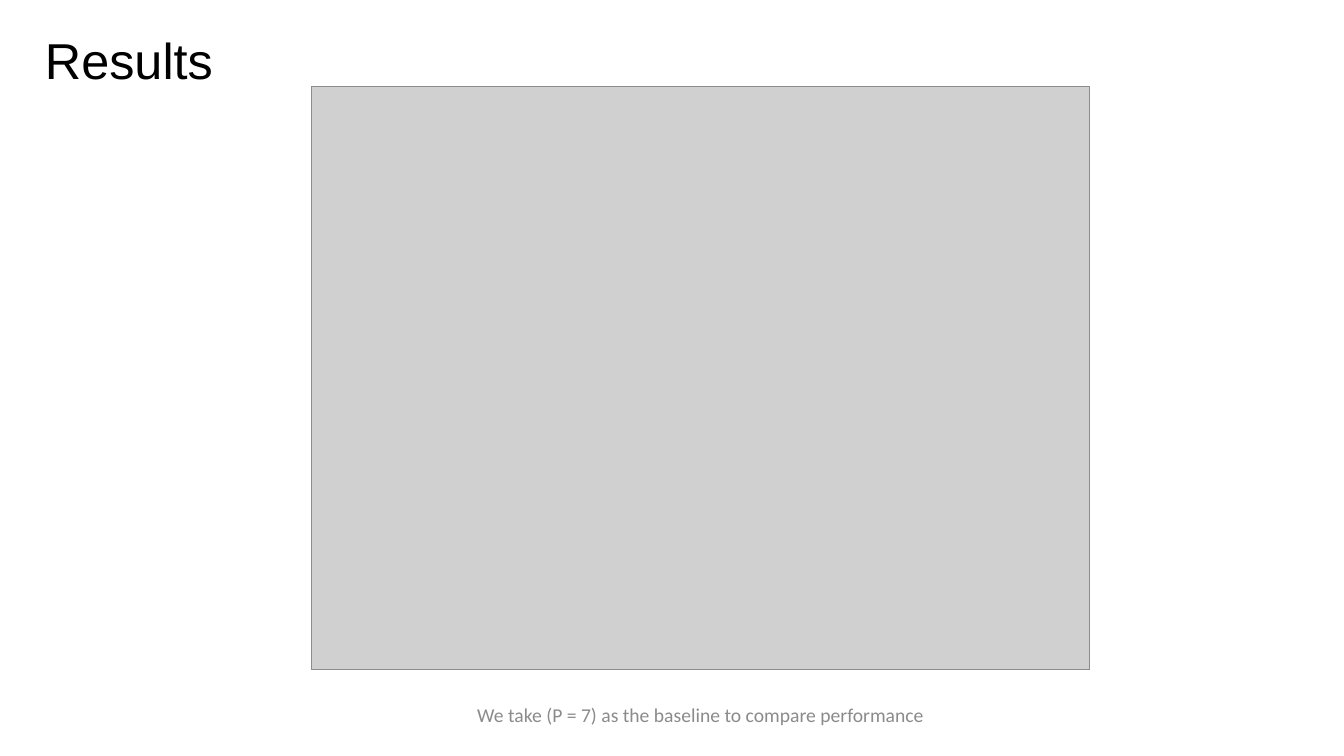
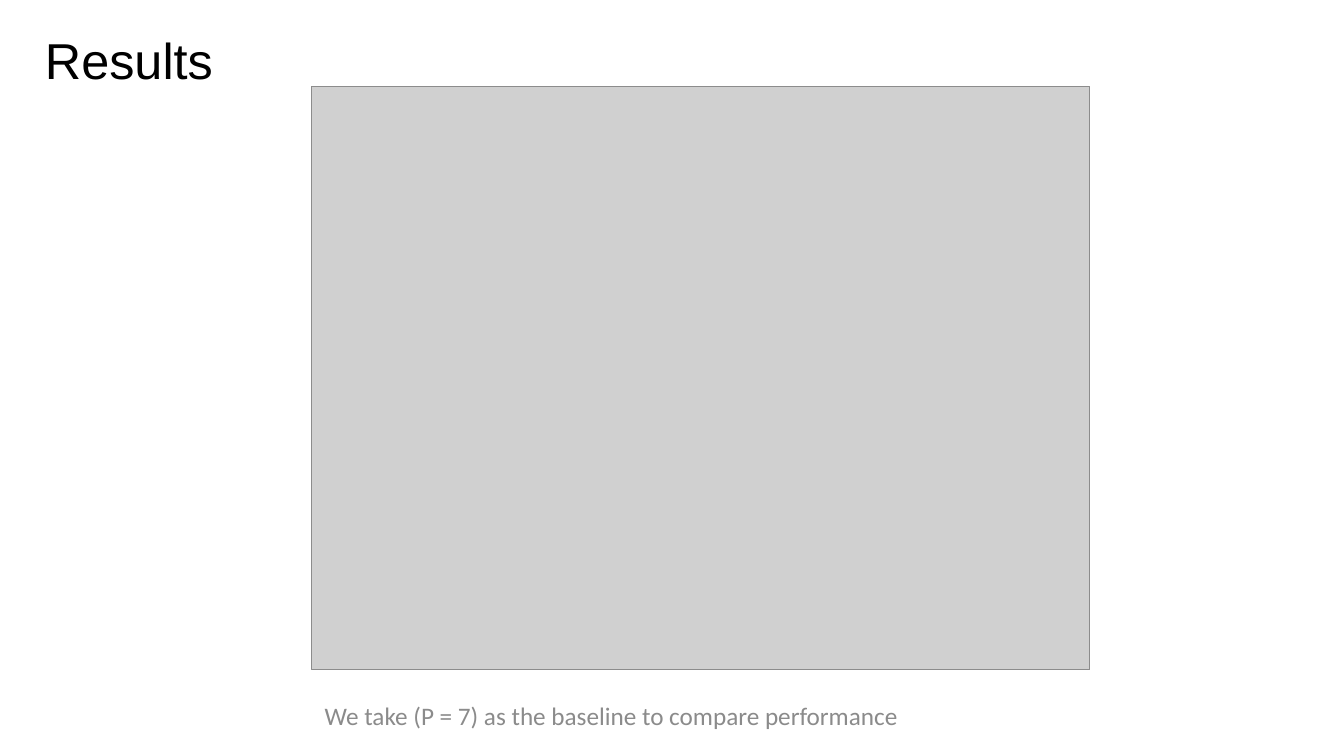
Before and after one commit to zhuliang21/Parallel-Matrix-Multiplication, a slide deck: slide 11 of powerpoint/Pre.pptx. Drawn at 1344x756 pixels with LibreOffice and Linux fonts; fonts in the diff are those of the drawing; grey boxes stand for pictures. Boxes give left, top, right and bottom in pixels: in the first picture for what was removed or moved away, otherwise in the second. Text is boxed around its words. In the diff, an @@ line names an element or a change of style, - is before the commit and + after.

```diff
--- a/powerpoint/Pre.pptx
+++ b/powerpoint/Pre.pptx
@@ text "We take (P = 7) ...": place and size @@
-text "We take (P = 7) ..." at <box>477,708,923,725</box>
+text "We take (P = 7) ..." at <box>325,707,897,729</box>
@@ text "We take (P = 7) ..." at <box>325,707,897,729</box>: size 14 to 18 pt @@
```
Also in this commit, not shown: 6 other slides changed, 6 other files.
